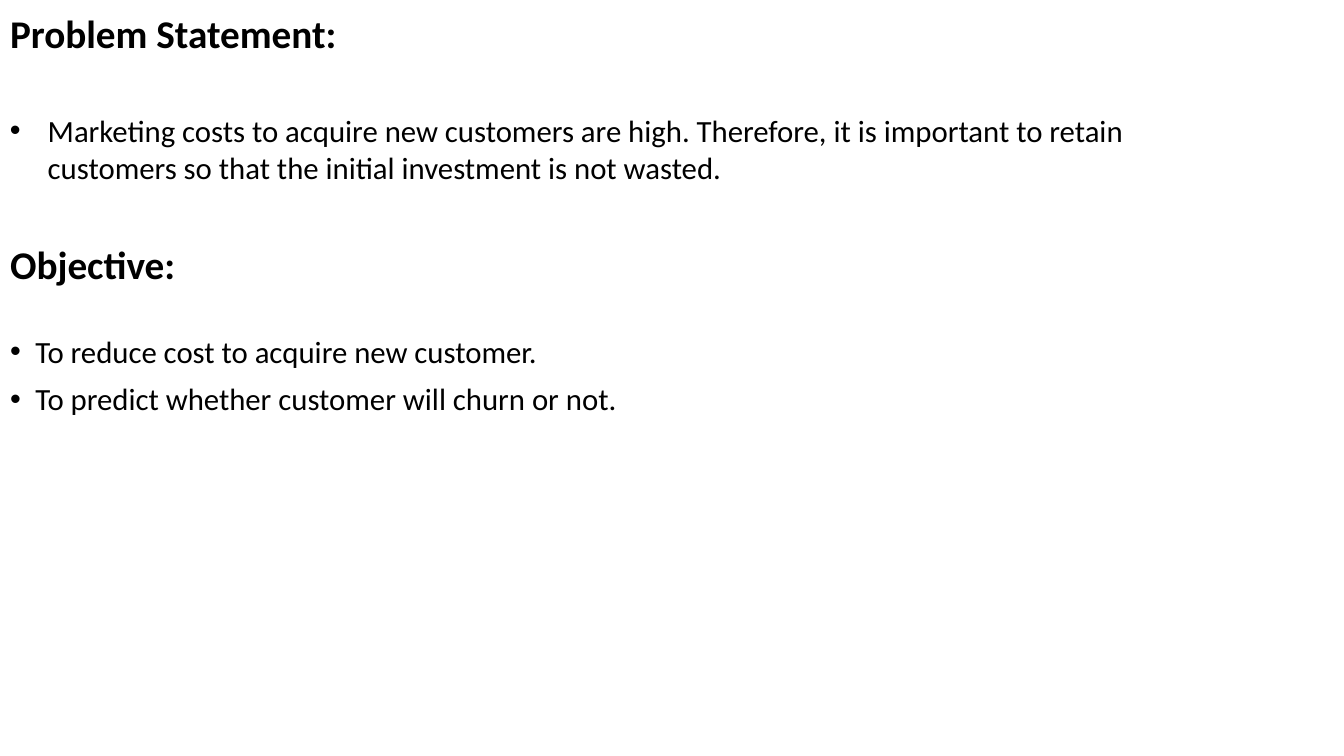
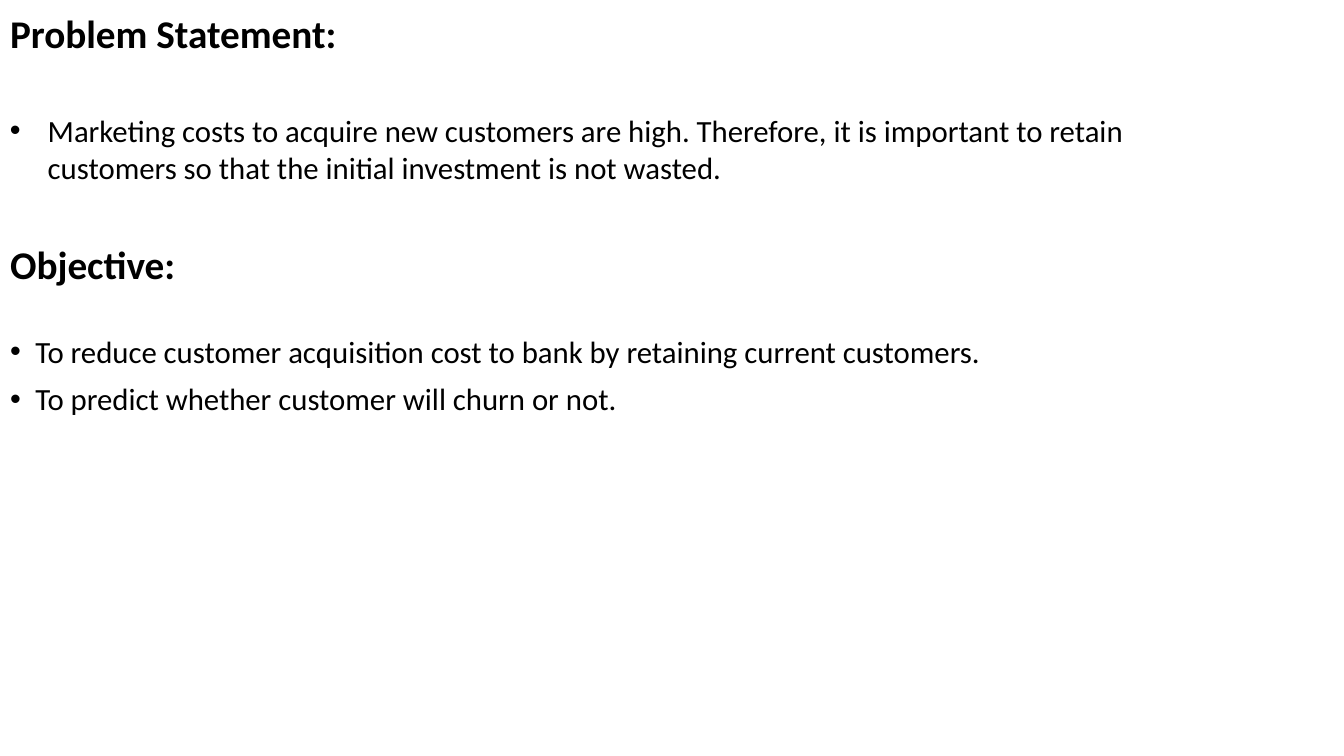
Before and after one commit to Roh1702/Bank_Customer_Churn_Prediction, a slide deck: slide 2 of Report.pptx. Drawn at 1344x756 pixels with LibreOffice and Linux fonts; fonts in the diff are those of the drawing. Boxes give left, top, right and bottom in pixels: in the first picture for what was removed or moved away, otherwise in the second. Text is boxed around its words. In the diff, an @@ line names an element or a change of style, - is before the commit and + after.

```diff
--- a/Report.pptx
+++ b/Report.pptx
@@ text at (35,341,980,369): text changed @@
-• To reduce cost to acquire new customer.
+• To reduce customer acquisition cost to bank by retaining current customers.
```
Also in this commit, not shown: 1 other file.
